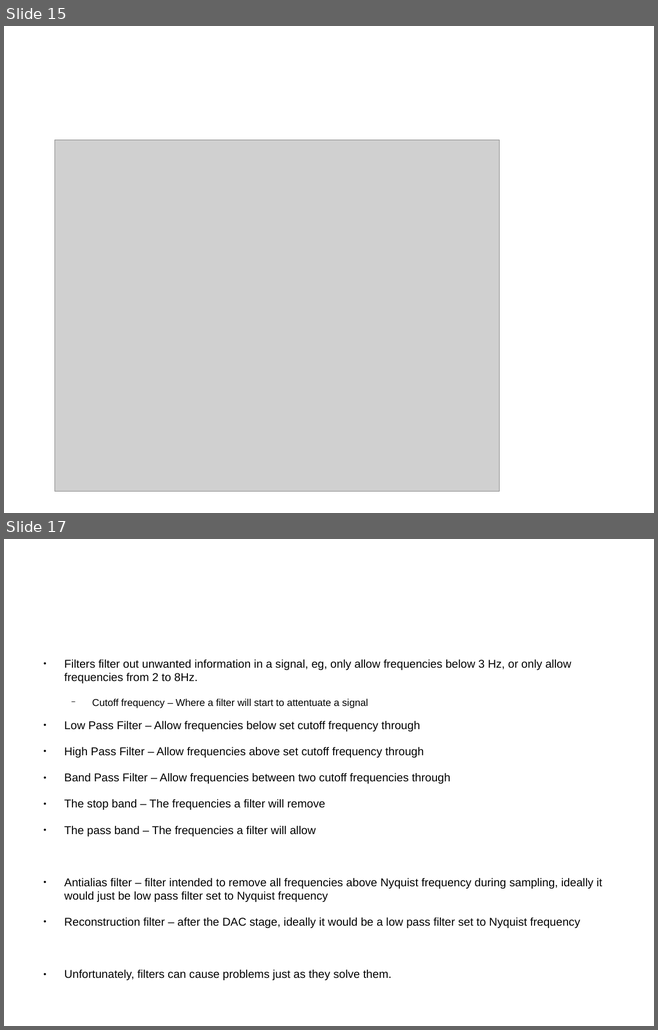
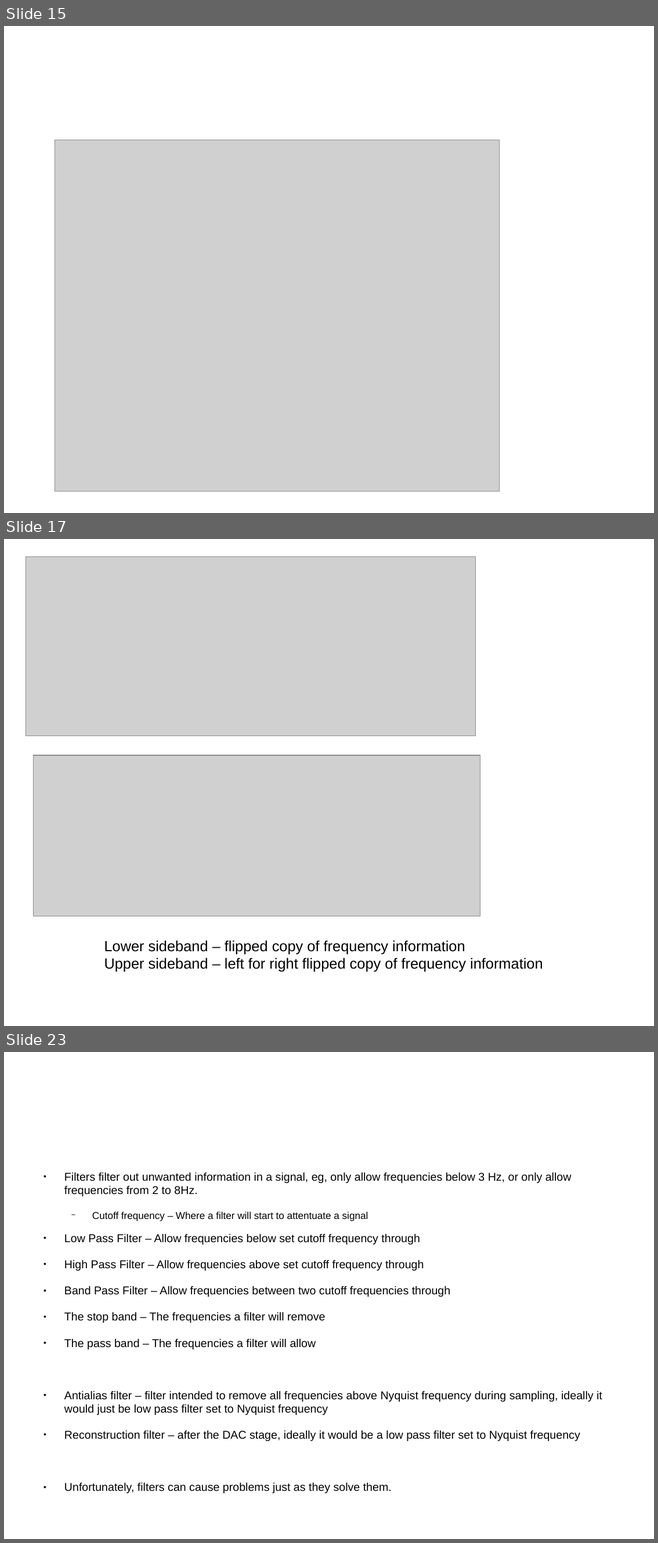
Before and after one commit to ahirapatel/dspguide-stuff, a slide deck: ch3/Notes.odp. Shown one above the other, each under a label of ours: slides 15 and 17 before the commit, slides 15, 17 and 23 after it; the slides between them are not shown. The pictures are 658x1030 and 658x1543 pixels, drawn with LibreOffice and Linux fonts; fonts in the diff are those of the drawing; grey boxes stand for pictures; background and template pictures are left out. Boxes give left, top, right and bottom in pixels: in the first picture for what was removed or moved away, otherwise in the second. Text is boxed around its words. In the diff, an @@ line names an element or a change of style, - is before the commit and + after.

```diff
--- a/ch3/Notes.odp
+++ b/ch3/Notes.odp
@@ slide 17 added at [4,539,654,1026], background #FFFFFF @@
@@ picture added at [25,556,476,736] @@
@@ picture added at [34,755,480,916] @@
@@ text added at [104,940,543,972], 18 pt, text #000000 @@
+Lower sideband – flipped copy of frequency information
+Upper sideband – left for right flipped copy of frequency information
@@ what was slide 17 is now slide 23 @@
```
Also in this commit, not shown: 3 slides changed, 8 other slides added, 1 slide removed, 1 other file.
